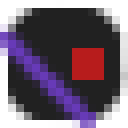
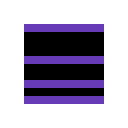
Layer changes from the first w=128, h=128 image to the second:
removed layer "red" over [72, 48, 104, 80]
added layer "Layer 4" above "Layer 3" over [24, 32, 104, 96]
added layer "Layer 3" above "Layer 2" over [24, 24, 104, 104]
hid "Layer 2", painted on it over [0, 8, 96, 128]
hid "212121bg", painted on it over [0, 8, 128, 128]
